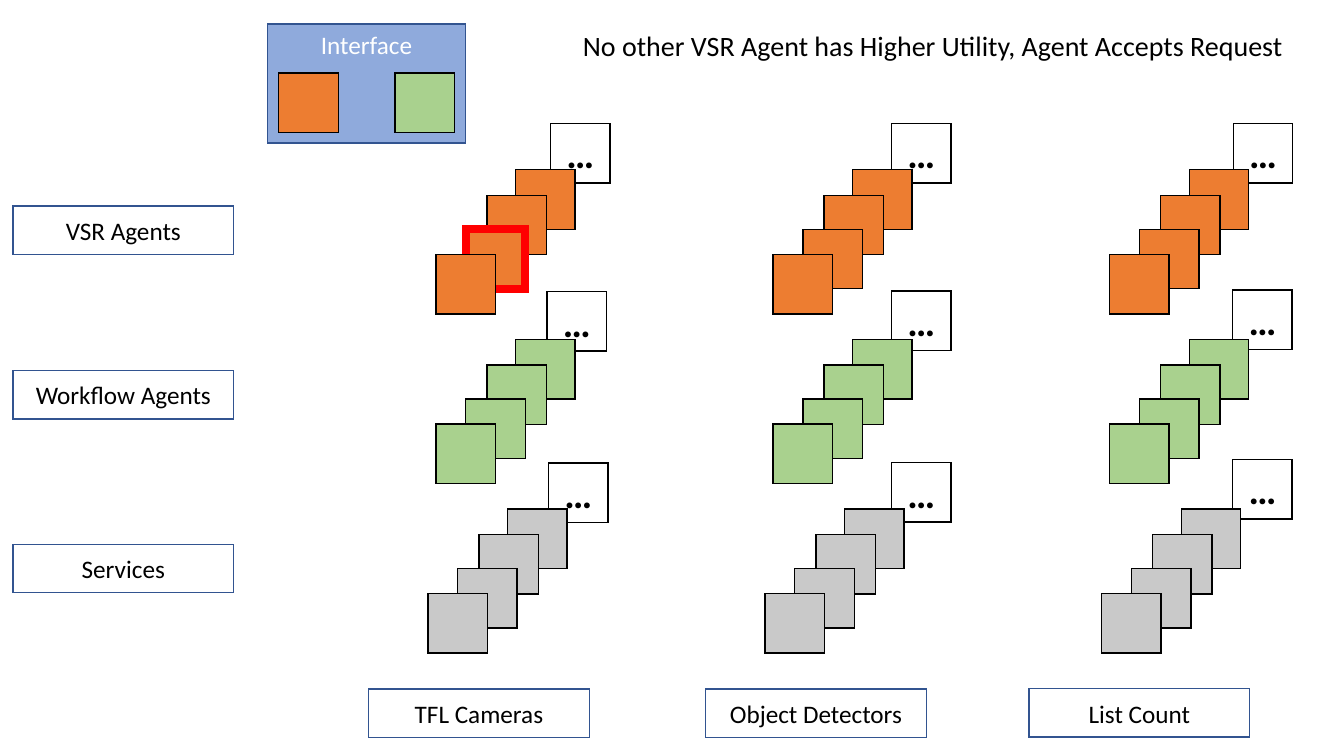
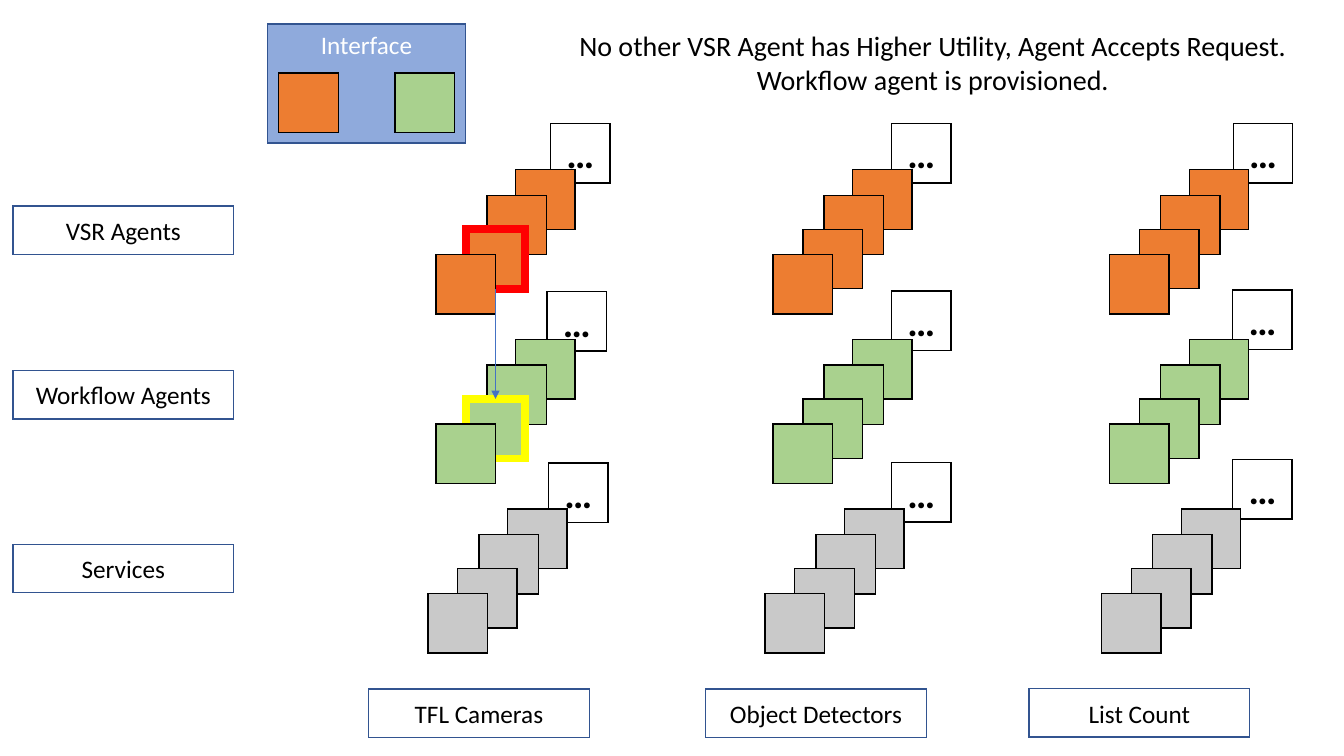
Before and after one commit to dais-ita/csu_fascilitated_by_svr, a slide deck: slide 4 of diagrams/how_many_cars_on_romford_road.pptx. Drawn at 1344x756 pixels with LibreOffice and Linux fonts; fonts in the diff are those of the drawing. Boxes give left, top, right and bottom in pixels: in the first picture for what was removed or moved away, otherwise in the second. Text is boxed around its words. In the diff, an @@ line names an element or a change of style, - is before the commit and + after.

```diff
--- a/diagrams/how_many_cars_on_romford_road.pptx
+++ b/diagrams/how_many_cars_on_romford_road.pptx
@@ text at (579,36,1286,95): text changed @@
-No other VSR Agent has Higher Utility, Agent Accepts Request
+No other VSR Agent has Higher Utility, Agent Accepts Request.
+Workflow agent is provisioned.
@@ arrow added from (496, 289) to (496, 399), #4472C4 0.5 pt @@
@@ rectangle at (466,399,525,459): outline #000000 1 pt to #FFFF00 5.5 pt @@
```
Also in this commit, not shown: 6 other slides changed, 1 slide removed.
